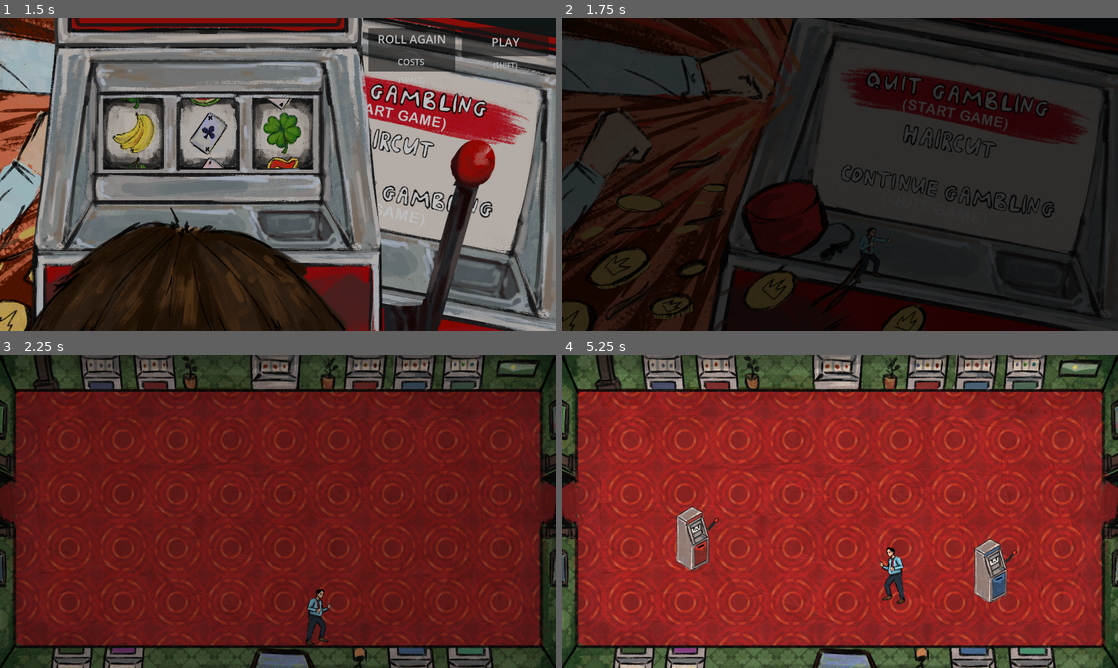
Above: before the commit, frames 1-4 (two rows, left to right).
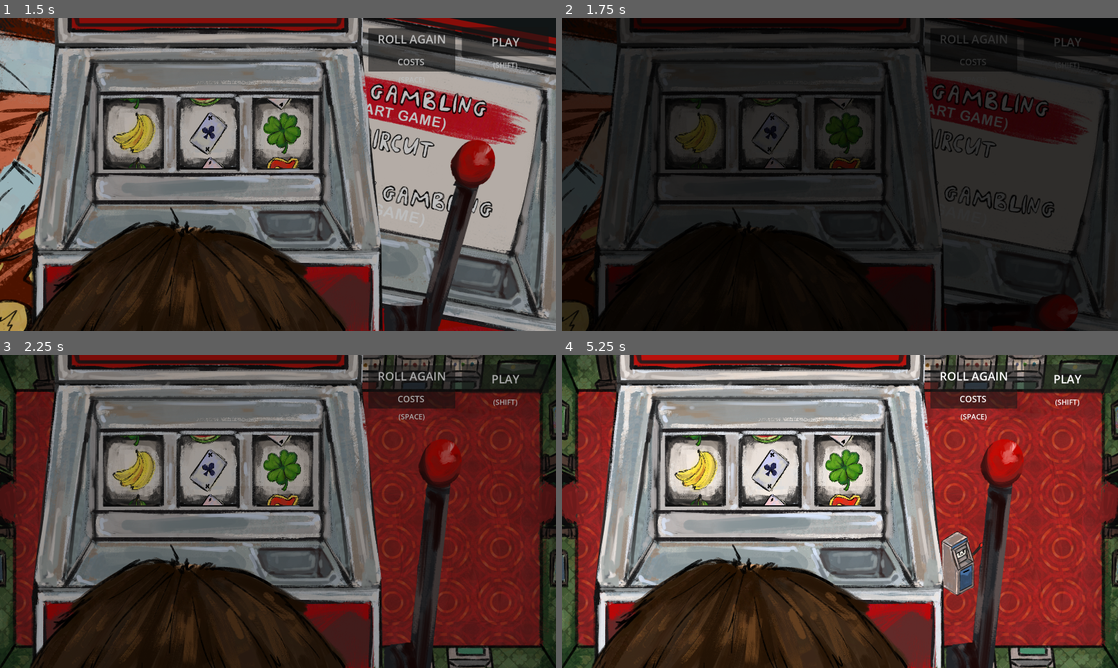
Above: after the commit, the same moments.

Repository: Rionit/GDS-Jam-2025
Game: Godot game, scene res://scenes/MainMenu.tscn
The game is run twice, just before and just after one commit, with the same random seed, the same clock (stepped at 60 frames per second) and the same inputs. The engine's default icon, where the game draws it, is replaced by a stand-in: a white triangle on a blue panel in a dark square.
Inputs (mouse positions are in pixels of both pictures, inside the frame that each line leads up to):
- Up to frame 1 (1.5 s): tap Enter at 0.5 s; move the mouse to (400, 158) at 0.52 s; hold D (right) 0.53-1.28 s; hold Shift (dash) 0.53-1.28 s; move the mouse to (166, 190) at 1.27 s; hold S (down) from 1.28 s (still down); click (166, 190) at 1.35 s
- Up to frame 2 (1.75 s): keep holding S (down); tap Shift (dash) at 1.55 s
- Up to frame 3 (2.25 s): release S (down) at 2 s; click (505, 380) at 2 s, where only the run after the commit has a clickable "(SHIFT)"
- Up to frame 4 (5.25 s): move the mouse to (895, 442) at 2.77 s; hold D (right) 2.78-3.53 s; hold Shift (dash) 2.78-3.53 s; move the mouse to (812, 574) at 3.52 s; hold W (up) 3.53-4.28 s; tap Shift (dash) at 3.6, 4.55, 5.1 s; move the mouse to (1006, 558) at 4.27 s; press the mouse at (1006, 558) at 4.28 s; hold A (left) from 4.28 s (still down); tap Q (debug) at 4.9 s; move the mouse to (673, 464) at 5.02 s; release the mouse at (673, 464) at 5.03 s

Frame 1 is identical in both runs. In frame 2, 23% of the frame differs, in the area x 5-94%, y 0-100%; in frame 3, 63%; in frame 4, 66%, in the area x 5-99%, y 0-100%.

Commit message:
Fixed perkmachine

Diff:
--- a/scripts/Level.gd
+++ b/scripts/Level.gd
@@ -1,4 +1,6 @@
 extends Node2D
+class_name Level
+
 
 # Enemy definitions — each with a scene and a count
 @export
@@ -19,7 +21,7 @@
 var leftover_enemies: int = 0
 
 
-func _ready():
+func start_level():
 	_prepare_spawn_list()
 	leftover_enemies = spawn_list.size()
 
@@ -27,7 +29,6 @@
 		var delay = randf_range(min_spawn_interval, max_spawn_interval)
 		await get_tree().create_timer(delay).timeout
 		spawn_enemy(scene)
-
 
 func _prepare_spawn_list():
 	spawn_list.clear()
--- a/scripts/SceneManager.gd
+++ b/scripts/SceneManager.gd
@@ -42,6 +42,7 @@
 
 func activate_perk_machine():
 	PerkMachine.show()
+	await get_tree().create_timer(2.0).timeout
 	PerkMachine.is_hidden = false
 
 func deactivate_perk_machine():
@@ -51,3 +52,5 @@
 
 	PerkMachine.hide()
 	PerkMachine.is_hidden = true
+
+	get_tree().current_scene.start_level()
Not shown: 1 places in scenes/SceneManager.tscn that only renumber resources
